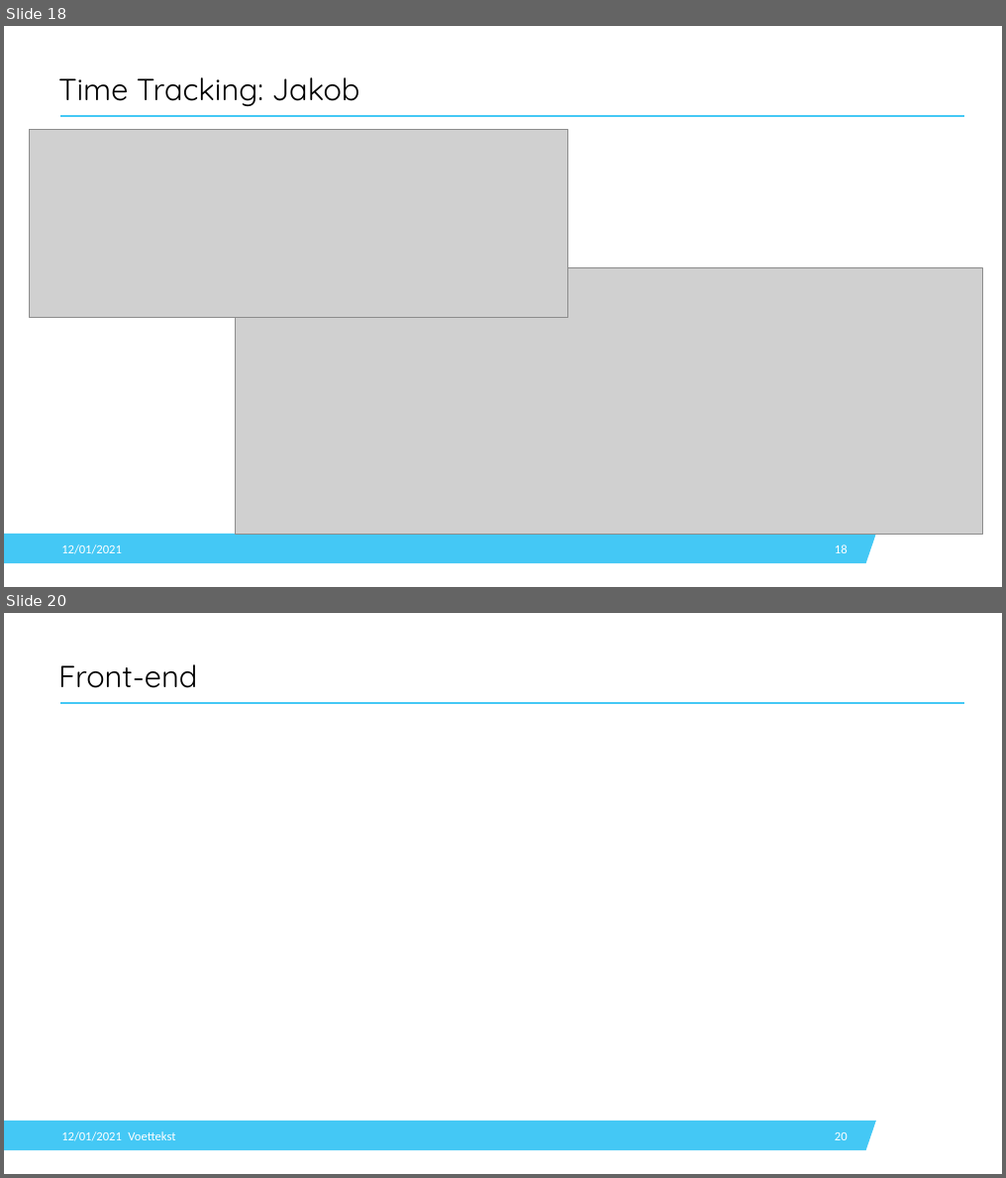
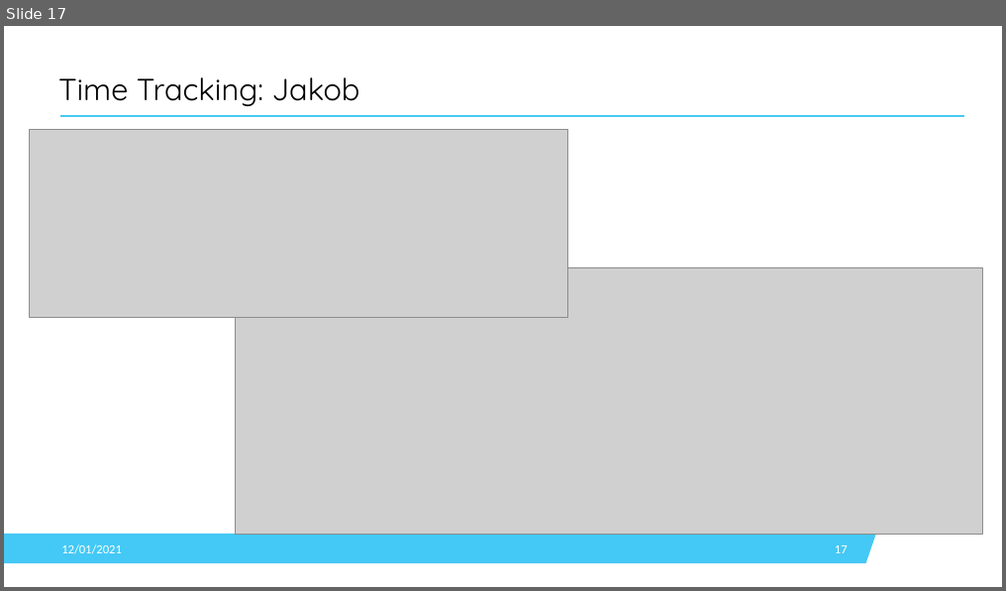
Before and after one commit to SoensJakob/Team-Project-Twister-2.0, a slide deck: Documents/Milestone 2/Milestone_2_Presentatie.pptx. Shown one above the other, each under a label of ours: slides 18 and 20 before the commit, slide 17 after it; the slides between them are not shown. The pictures are 1006x1178 and 1006x591 pixels, drawn with LibreOffice and Linux fonts; fonts in the diff are those of the drawing; grey boxes stand for pictures; background and template pictures are left out. Boxes give left, top, right and bottom in pixels: in the first picture for what was removed or moved away, otherwise in the second. Text is boxed around its words. In the diff, an @@ line names an element or a change of style, - is before the commit and + after.

```diff
--- a/Documents/Milestone 2/Milestone_2_Presentatie.pptx
+++ b/Documents/Milestone 2/Milestone_2_Presentatie.pptx
@@ slide 20 removed at box(4, 613, 1002, 1174), background #FFFFFF; not listed: 2 template elements that a slide beside it also shows @@
@@ title removed at box(58, 664, 197, 688) @@
-Front-end
@@ text removed at box(61, 1132, 122, 1142) @@
-12/01/2021
@@ text removed at box(128, 1132, 175, 1141) @@
-Voettekst
@@ page number removed at box(835, 1133, 847, 1141) @@
-20
@@ what was slide 18 is now slide 17 @@
@@ page number at box(835, 546, 847, 554): text changed @@
-18
+17
```
Also in this commit, not shown: 4 slides changed, 1 slide added, 1 other slide removed, 1 other file.
